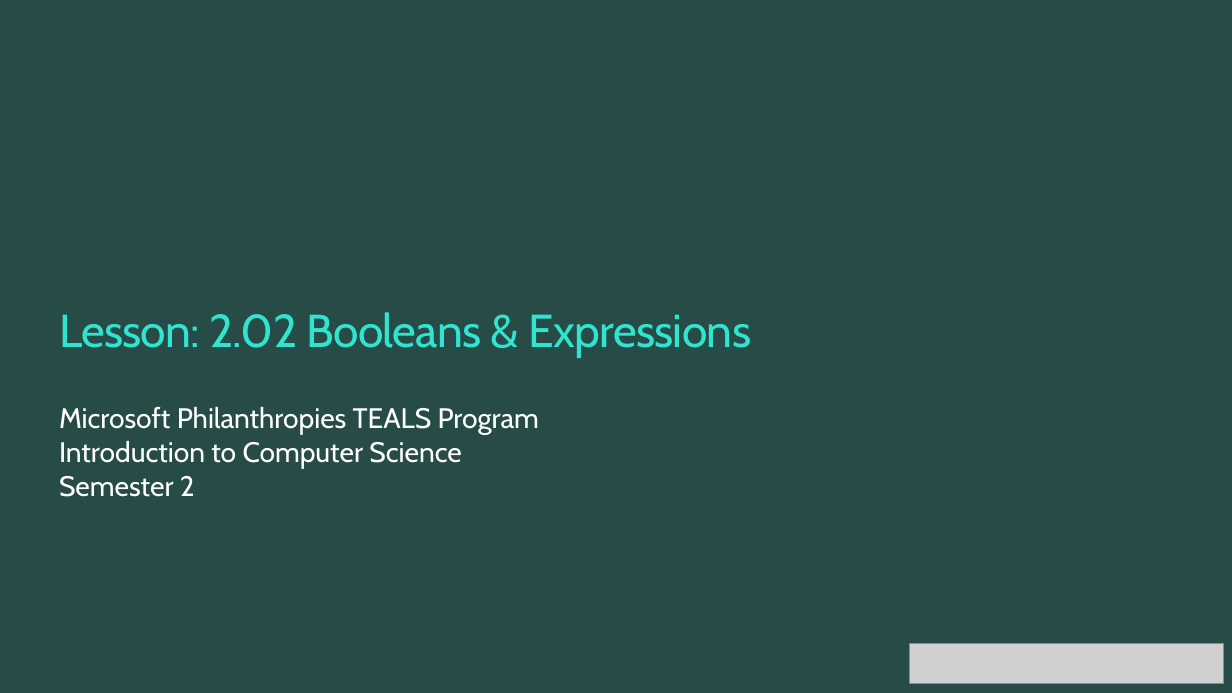
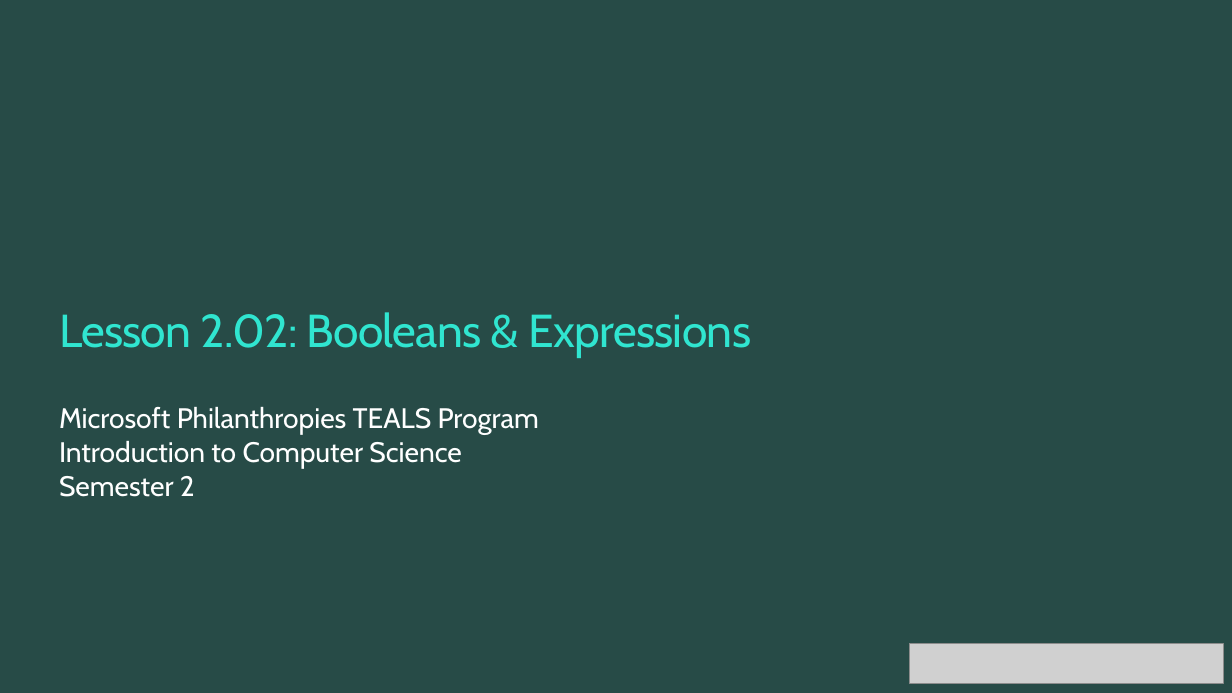
Before and after one commit to TEALSK12/2nd-semester-introduction-to-computer-science, a slide deck: slide 1 of units/2_unit/slidedecks/Intro Python 2.02 TEALS.pptx. Drawn at 1232x693 pixels with LibreOffice and Linux fonts; fonts in the diff are those of the drawing; grey boxes stand for pictures; background and template pictures are left out. Boxes give left, top, right and bottom in pixels: in the first picture for what was removed or moved away, otherwise in the second. Text is boxed around its words. In the diff, an @@ line names an element or a change of style, - is before the commit and + after.

```diff
--- a/units/2_unit/slidedecks/Intro Python 2.02 TEALS.pptx
+++ b/units/2_unit/slidedecks/Intro Python 2.02 TEALS.pptx
@@ title at bbox=[59, 312, 751, 358]: text changed @@
-Lesson: 2.02 Booleans & Expressions
+Lesson 2.02: Booleans & Expressions
```
Also in this commit, not shown: 1 other slide changed, 2 slides added, 6 other files.
